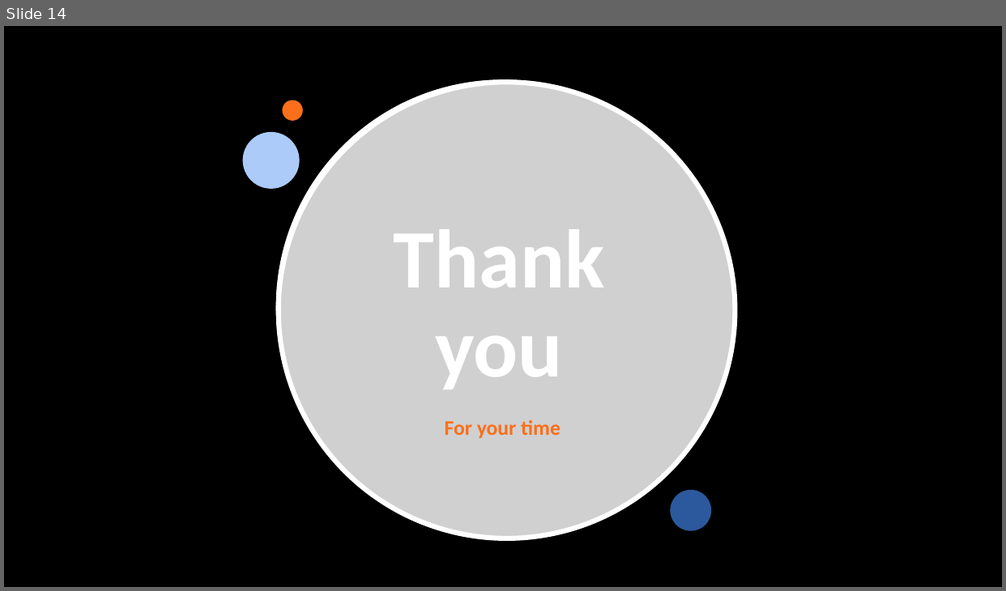
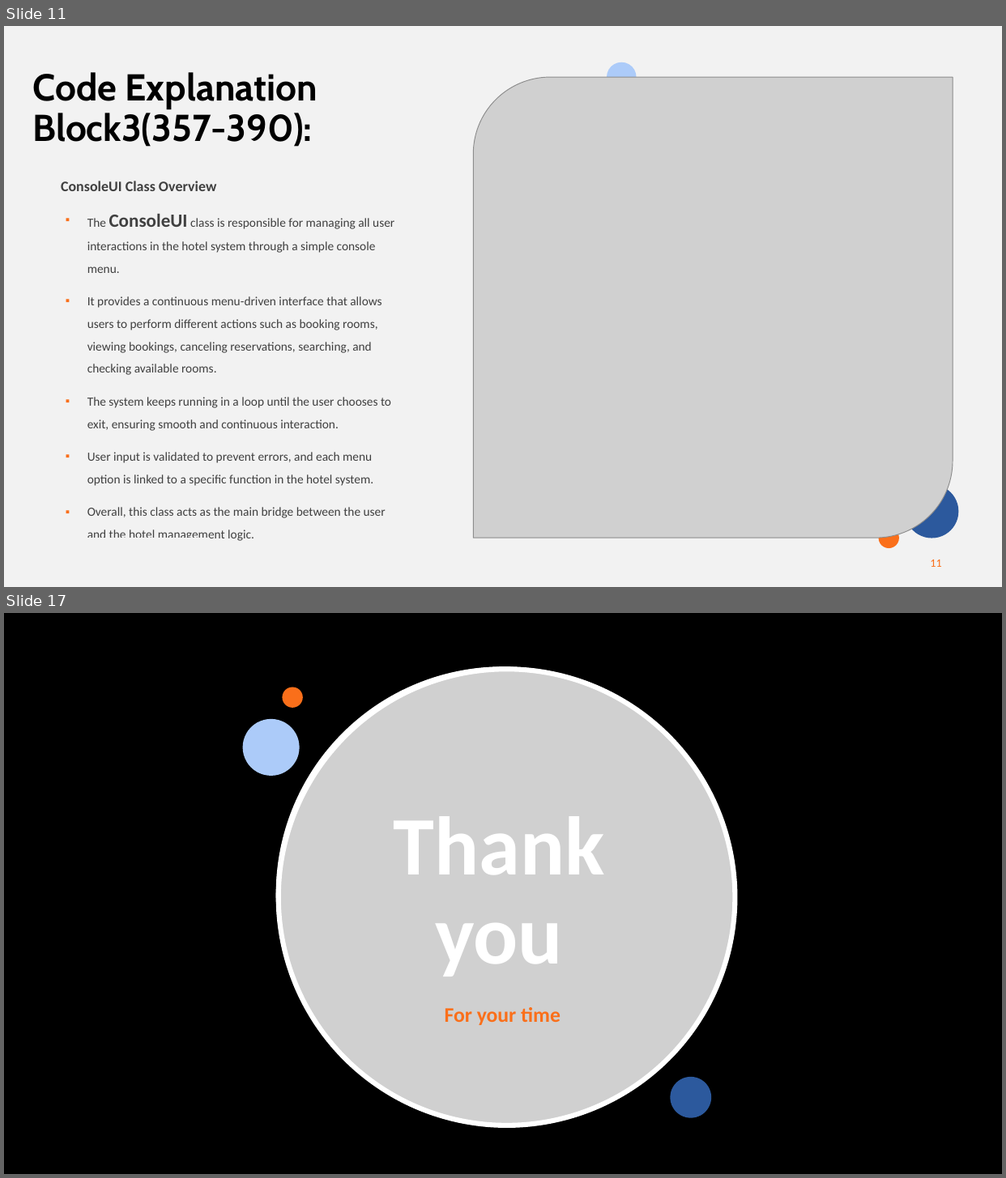
Before and after one commit to CyborkSpider/Hotel-Reservation, a slide deck: Hotel Reservation Presentation.pptx. Shown one above the other, each under a label of ours: slide 14 before the commit, slides 11 and 17 after it; the slides between them are not shown. The pictures are 1006x591 and 1006x1178 pixels, drawn with LibreOffice and Linux fonts; fonts in the diff are those of the drawing; grey boxes stand for pictures; background and template pictures are left out. Boxes give left, top, right and bottom in pixels: in the first picture for what was removed or moved away, otherwise in the second. Text is boxed around its words. In the diff, an @@ line names an element or a change of style, - is before the commit and + after.

```diff
--- a/Hotel Reservation Presentation.pptx
+++ b/Hotel Reservation Presentation.pptx
@@ slide 11 added at (4,26,1002,587), background #F2F2F2 @@
@@ title added at (33,72,317,147), 36 pt, text #000000, bold @@
+Code Explanation Block3(357-390):
@@ ellipse added at (607,62,637,92), fill #ACCBF9 @@
@@ picture added at (473,77,953,538) @@
@@ text added at (61,181,216,191), 14 pt, text #404040, bold @@
+ConsoleUI Class Overview
@@ text added at (87,214,394,541), 12 pt, text #404040 @@
+▪ The ConsoleUI class is responsible for managing all user interactions in the hotel system through a simple console menu.
+▪ It provides a continuous menu-driven interface that allows users to perform different actions such as booking rooms, viewing bookings, canceling reservations, searching, and checking available rooms.
+▪ The system keeps running in a loop until the user chooses to exit, ensuring smooth and continuous interaction.
+▪ User input is validated to prevent errors, and each menu option is linked to a specific function in the hotel system.
+▪ Overall, this class acts as the main bridge between the user and the hotel management logic.
@@ ellipse added at (906,485,959,539), fill #2C599D @@
@@ ellipse added at (879,528,898,548), fill #FA6F1A @@
@@ rectangle added at (40,538,210,577), fill #F2F2F2 @@
@@ page number added at (930,560,941,567), 11 pt, text #FA6F1A @@
+11
@@ what was slide 14 is now slide 17 @@
```
Also in this commit, not shown: 7 slides changed, 8 other slides added, 6 slides removed, 1 other file.
